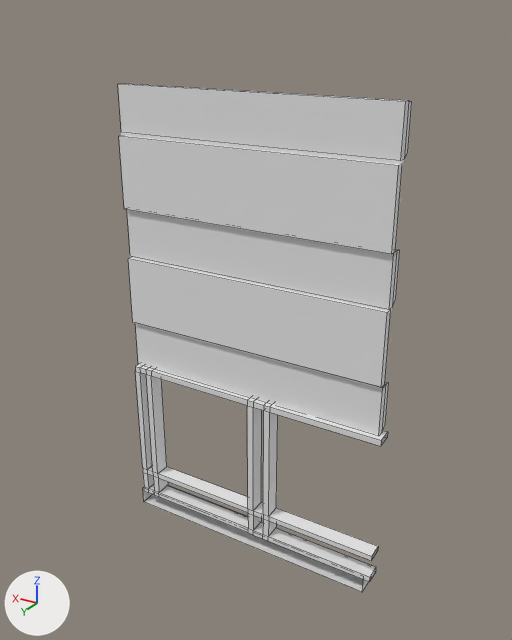
A saved change to the Blender file BULATOV_PROJECT/Sorce/build.blend.
Before and after are seen from a 50 mm camera at (-3.02, 4.91, 2.57) aimed at (-0.05, -0.04, 0.1). Arrows for +X, +Y and +Z are at lower left; the lights stay in place. Mesh edges are drawn as thin lines on the coarser meshes.
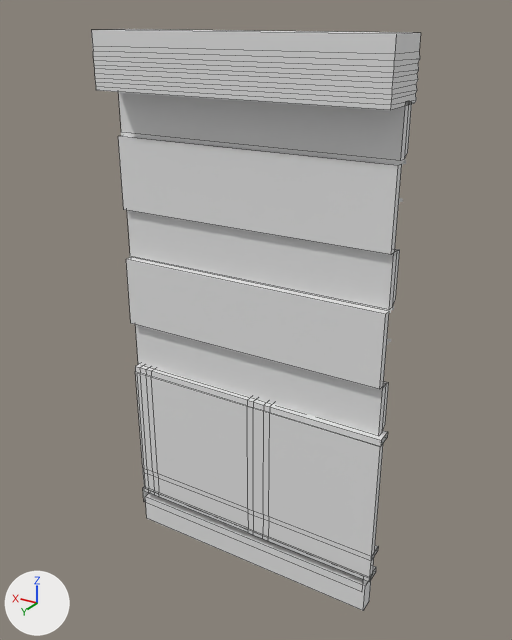
What differs and where, as boxes (x1, y1, x2, y2) in the pictures (512 x 640 px):
```json
{"object": "Cube.015", "change": "added", "after": [137, 373, 383, 579]}
{"object": "Cube.014", "change": "moved", "before": [119, 136, 402, 254], "after": [118, 136, 402, 254]}
{"object": "Cube.016", "change": "added", "after": [91, 29, 421, 110]}
{"object": "Cube.013", "change": "moved", "before": [128, 258, 390, 388], "after": [126, 258, 389, 389]}
{"object": "Cube.017", "change": "added", "after": [145, 493, 371, 611]}
{"object": "Cube.005", "change": "unchanged, covered by the edit", "before": [135, 364, 388, 582], "after": [135, 364, 388, 582]}
{"object": "Cube.004", "change": "unchanged, covered by the edit", "before": [143, 487, 368, 592], "after": [143, 487, 366, 591]}
```

The change, as JSON lines over the scene's bpy script:
```json
{"op": "add", "block": "me_cube_006", "code": ["me_cube_006 = bpy.data.meshes.new('Cube.006')", "me_cube_006.from_pydata(...)  # 48 vertices, 46 faces; spans x -1.0..1.0, y -1.13..1.0, z -1.0..1.0"]}
{"op": "set", "path": "ob_cube_013.location", "old": "(0.0, 0.03, 0.14)", "new": "(0.0, 0.06, 0.14)"}
{"op": "set", "path": "ob_cube_014.location", "old": "(0.0, 0.03, 1.27)", "new": "(0.0, 0.04, 1.27)"}
{"op": "add", "block": "ob_cube_017", "code": ["ob_cube_017 = bpy.data.objects.new('Cube.017', me_cube_014.copy())  # the mesh of ob_cube_014", "ob_cube_017.location = (0.0, 0.0, -2.4)", "ob_cube_017.scale = (1.29, 0.0734, 0.148)"]}
{"op": "add", "block": "ob_cube_016", "code": ["ob_cube_016 = bpy.data.objects.new('Cube.016', me_cube_006)", "ob_cube_016.location = (0.0, 0.07, 2.23)", "ob_cube_016.scale = (1.29, 0.232, 0.232)"]}
{"op": "add", "block": "ob_cube_015", "code": ["ob_cube_015 = bpy.data.objects.new('Cube.015', me_cube_014.copy())  # the mesh of ob_cube_014", "ob_cube_015.location = (-0.05, 0.07, -1.41)", "ob_cube_015.scale = (1.29, 0.0357, 0.699)"]}
```
